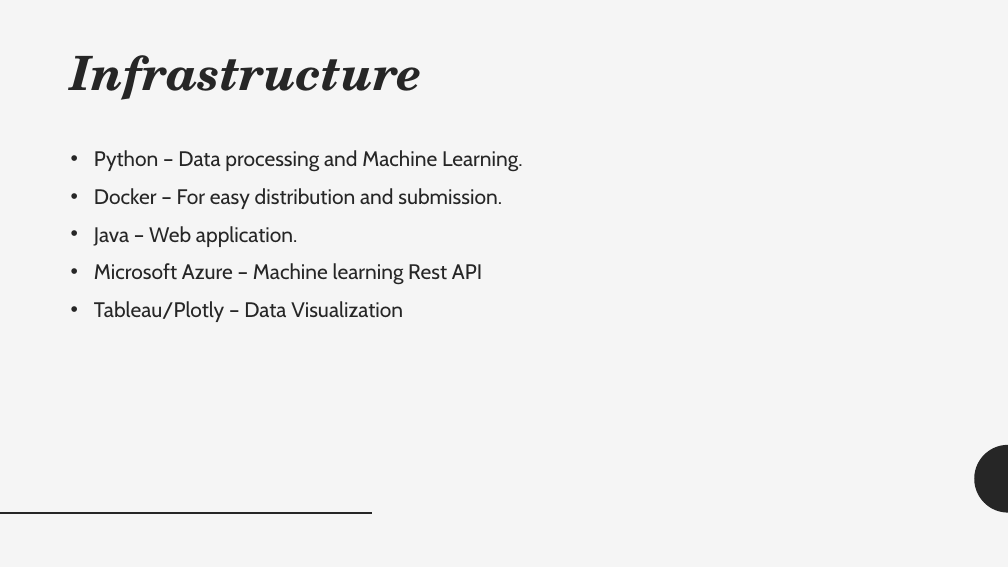
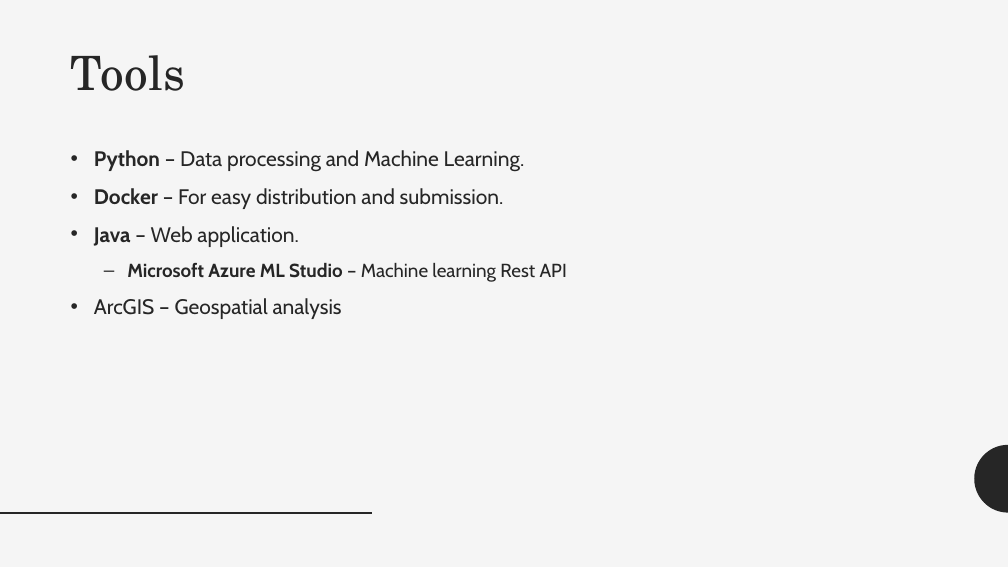
Before and after one commit to agsarthak/Chicago-Crime-Dataset-ML, a slide deck: slide 10 of ADSFinalProposal.pptx. Drawn at 1008x567 pixels with LibreOffice and Linux fonts; fonts in the diff are those of the drawing. Boxes give left, top, right and bottom in pixels: in the first picture for what was removed or moved away, otherwise in the second. Text is boxed around its words. In the diff, an @@ line names an element or a change of style, - is before the commit and + after.

Commit message:
final commit

```diff
--- a/ADSFinalProposal.pptx
+++ b/ADSFinalProposal.pptx
@@ title at [71, 55, 185, 91]: text changed; bold off; italic off @@
-Infrastructure
+Tools
@@ text at [94, 150, 525, 247]: bold on in "Python", "Docker", "Java" @@
@@ text at [94, 263, 567, 319]: text changed; size 20 to 18 pt @@
-• Microsoft Azure – Machine learning Rest API
-• Tableau/Plotly – Data Visualization
+  – Microsoft Azure ML Studio – Machine learning Rest API
+• ArcGIS – Geospatial analysis
```
